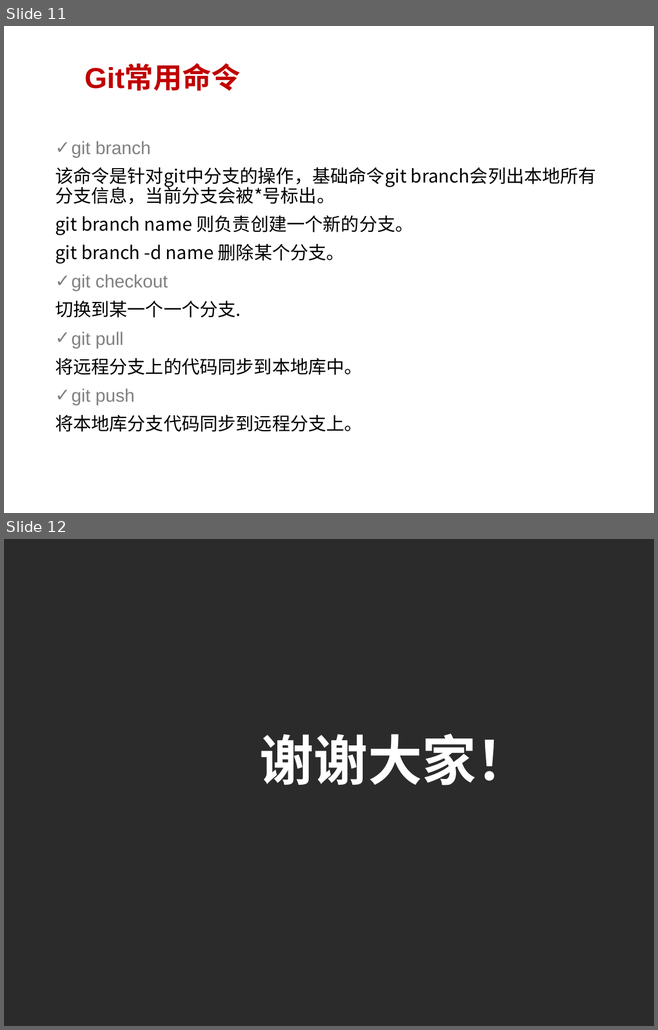
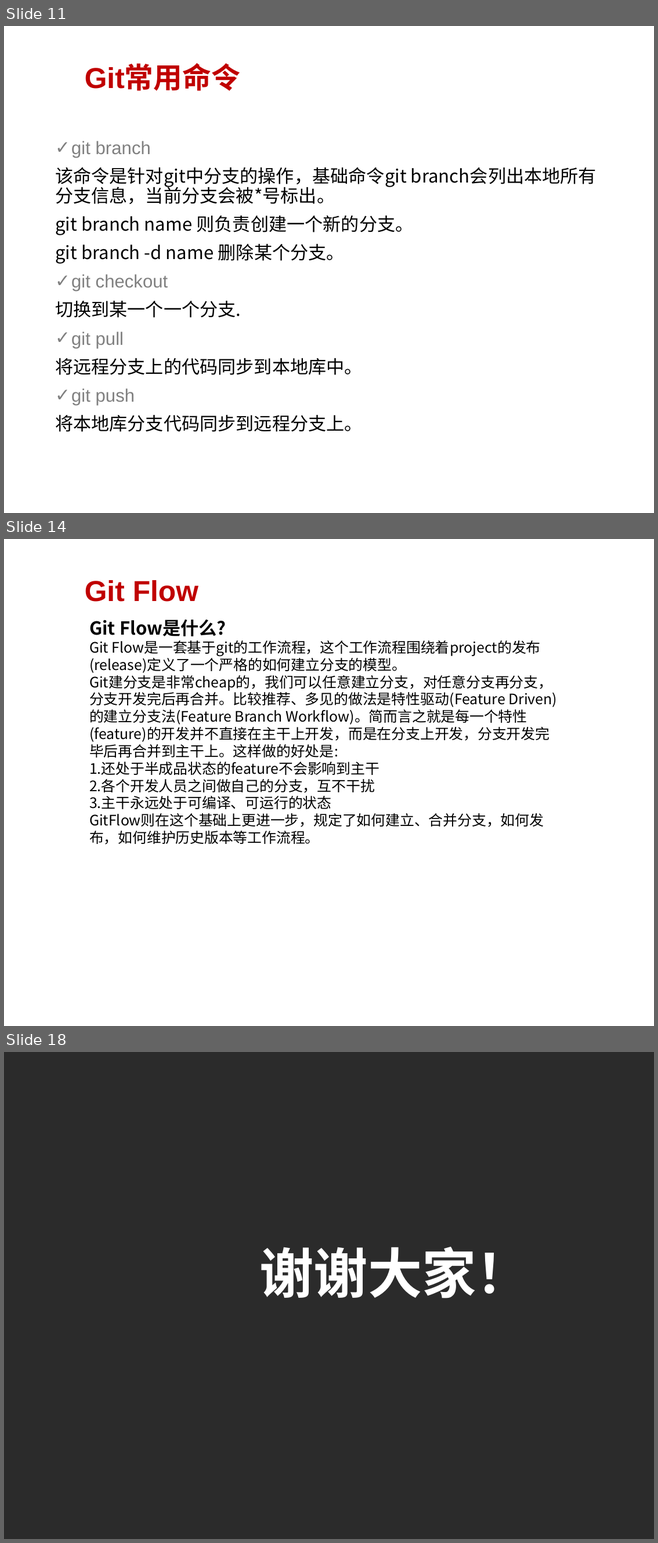
Before and after one commit to guigevip/gjhdemo, a slide deck: gjhDemo/git.pptx. Shown one above the other, each under a label of ours: slides 11 and 12 before the commit, slides 11, 14 and 18 after it; the slides between them are not shown. The pictures are 658x1030 and 658x1543 pixels, drawn with LibreOffice and Linux fonts; fonts in the diff are those of the drawing; background and template pictures are left out; a plain dark background stands for a picture behind light text. Boxes give left, top, right and bottom in pixels: in the first picture for what was removed or moved away, otherwise in the second. Text is boxed around its words. In the diff, an @@ line names an element or a change of style, - is before the commit and + after.

```diff
--- a/gjhDemo/git.pptx
+++ b/gjhDemo/git.pptx
@@ slide 14 added at bbox=[4, 539, 654, 1026], background picture (left out) @@
@@ title added at bbox=[85, 580, 198, 602], 32 pt, text #C00000, bold @@
+Git Flow
@@ text added at bbox=[89, 620, 557, 845], 16 pt, text #000000 @@
+Git Flow是什么?
+Git Flow是一套基于git的工作流程，这个工作流程围绕着project的发布(release)定义了一个严格的如何建立分支的模型。
+Git建分支是非常cheap的，我们可以任意建立分支，对任意分支再分支，分支开发完后再合并。比较推荐、多见的做法是特性驱动(Feature Driven)的建立分支法(Feature Branch Workflow)。简而言之就是每一个特性(feature)的开发并不直接在主干上开发，而是在分支上开发，分支开发完毕后再合并到主干上。这样做的好处是:
+1.还处于半成品状态的feature不会影响到主干
+2.各个开发人员之间做自己的分支，互不干扰
+3.主干永远处于可编译、可运行的状态
+GitFlow则在这个基础上更进一步，规定了如何建立、合并分支，如何发布，如何维护历史版本等工作流程。
@@ what was slide 12 is now slide 18 @@
```
Also in this commit, not shown: 1 slide changed, 5 other slides added.
